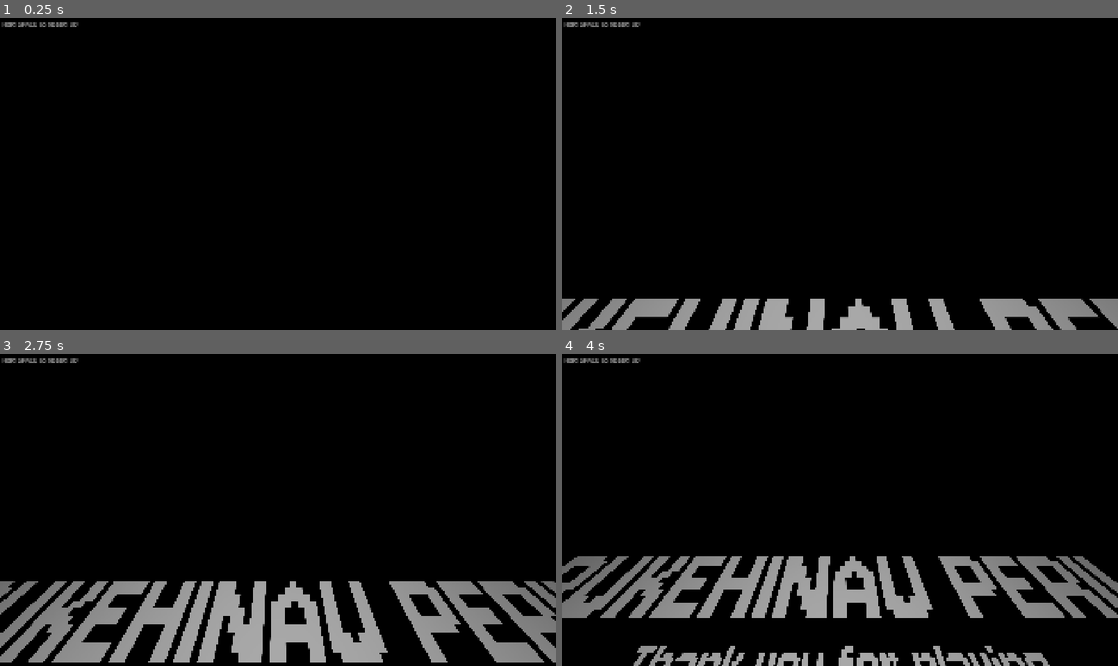
Above: before the commit, frames 1-4 (two rows, left to right).
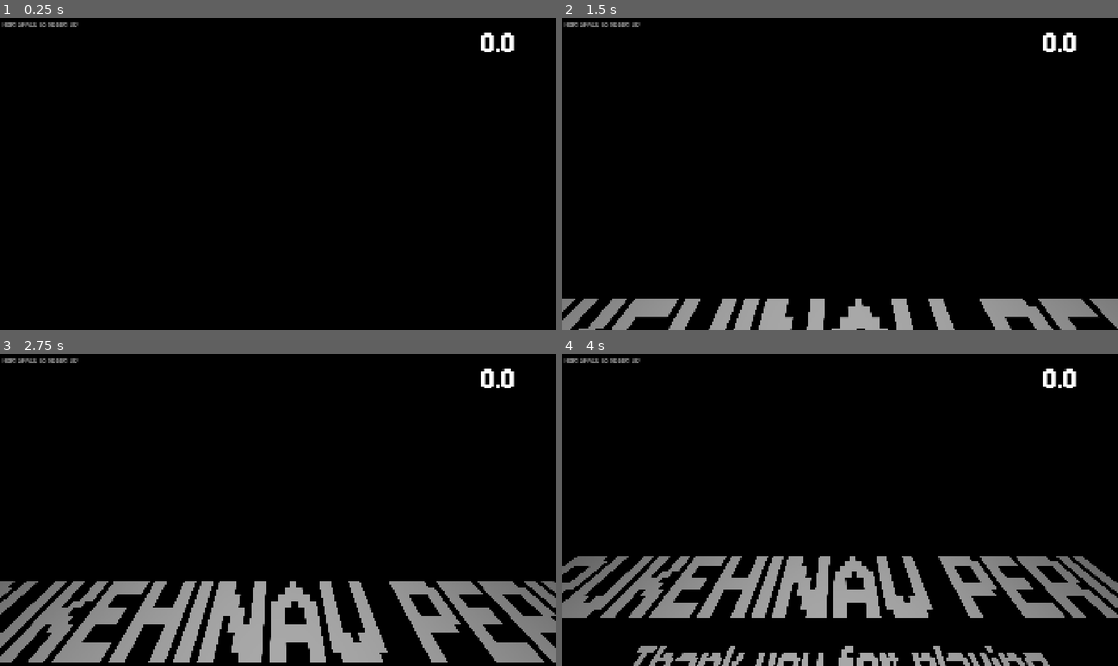
Above: after the commit, the same moments.

Repository: Exponential182/Pukehinau-Peril
Game: Godot game, scene res://prefabs/credit.tscn
Same seed, same stepped clock (60 frames per second), same inputs: the game is played once before the commit and once after it. This scene is started directly instead of the project's main scene.
Inputs (mouse positions are in pixels of both pictures, inside the frame that each line leads up to):
- Up to frame 1 (0.25 s): no input
- Up to frame 2 (1.5 s): tap Enter at 0.5 s; move the mouse to (962, 158) at 0.52 s; hold D (right) 0.53-1.28 s; tap E (interact) at 0.6 s; move the mouse to (728, 189) at 1.27 s; hold S (down) from 1.28 s (still down); click (728, 189) at 1.35 s
- Up to frame 3 (2.75 s): move the mouse to (333, 441) at 2.02 s; release S (down) at 2.03 s; hold D (right) from 2.03 s (still down); hold Space (smack) from 2.03 s (still down)
- Up to frame 4 (4 s): move the mouse to (812, 572) at 2.77 s; release D (right) at 2.78 s; release Space (smack) at 2.78 s; hold W (up) 2.78-3.53 s; tap 0 at 2.85 s; move the mouse to (1006, 556) at 3.52 s; hold A (left) from 3.53 s (still down); tap 1 at 3.6 s

The runs differ from the first frame. In frame 1, 0.2% of the frame differs, in the area x 86-93%, y 4-11%; in frame 2, 0.2%; in frame 3, 0.2%; in frame 4, 0.2%.

Commit message:
Added game completion timer

Diff:
--- a/prefabs/credit.tscn
+++ b/prefabs/credit.tscn
@@ -147,3 +147,12 @@
 theme = ExtResource("4_slcei")
 theme_override_font_sizes/font_size = 32
 text = "Hold SPACE to speed up"
+
+[node name="time" type="Label" parent="UI" unique_id=529432855]
+texture_filter = 1
+offset_left = 1557.0
+offset_top = 20.0
+offset_right = 1886.0
+offset_bottom = 158.0
+theme = ExtResource("4_slcei")
+horizontal_alignment = 1
--- a/prefabs/main_menu.tscn
+++ b/prefabs/main_menu.tscn
@@ -10,11 +10,6 @@
 layout_mode = 3
 anchors_preset = 0
 script = ExtResource("1_1n3ne")
-
-[node name="timer" type="Timer" parent="." unique_id=728834247]
-wait_time = 30.0
-one_shot = true
-autostart = true
 
 [node name="background" type="ColorRect" parent="." unique_id=1568700531]
 z_index = -100
@@ -73,6 +68,5 @@
 autoplay = true
 parameters/looping = true
 
-[connection signal="timeout" from="timer" to="." method="_on_timer_timeout"]
 [connection signal="pressed" from="start_button" to="." method="_on_start_button_pressed"]
 [connection signal="pressed" from="credit_replay" to="." method="_on_credit_replay_pressed"]
--- a/scripts/globals.gd
+++ b/scripts/globals.gd
@@ -1,7 +1,26 @@
 extends Node
 var game_complete = false
+var game_time = 0
+var game_active = false
+
+
 func matrix_copy_2d(matrix) -> Array:
 	var copy = []
 	for row in matrix:
 		copy.append(row.duplicate())
 	return copy
+
+func _physics_process(delta):
+	if game_active:
+		game_time += delta
+
+func time_string():
+	var minutes = int(floor(game_time / 60))
+	var seconds = snapped(game_time - minutes*60, 0.001)
+	if game_time >= 60:
+		if seconds < 10:
+			return str(minutes)+":0"+str(seconds)
+		else:
+			return str(minutes)+":"+str(seconds)
+	else:
+		return str(seconds)
--- a/scripts/menu_script.gd
+++ b/scripts/menu_script.gd
@@ -3,6 +3,7 @@
 func _ready() -> void:
 	if Global.game_complete:
 		$credit_replay.show()
+
 func _on_start_button_pressed() -> void:
 	get_tree().change_scene_to_file("res://prefabs/main_level.tscn")
 
--- a/scripts/node_3d.gd
+++ b/scripts/node_3d.gd
@@ -3,6 +3,11 @@
 var transitioning := false
 var speed = 2
 var can_speed = true
+
+func _ready():
+	Global.game_active = false
+	$UI/time.text = Global.time_string()
+
 func _physics_process(delta: float) -> void:
 	if Input.is_action_pressed("smack") and can_speed:
 		speed = 2
--- a/scripts/player.gd
+++ b/scripts/player.gd
@@ -43,6 +43,7 @@
 }
 signal summon_puzzle
 func _ready():
+	Global.game_active = true
 	puzzle_camera.enabled = false
 	camera.enabled = true
 	animation.play("brawn_idle")
